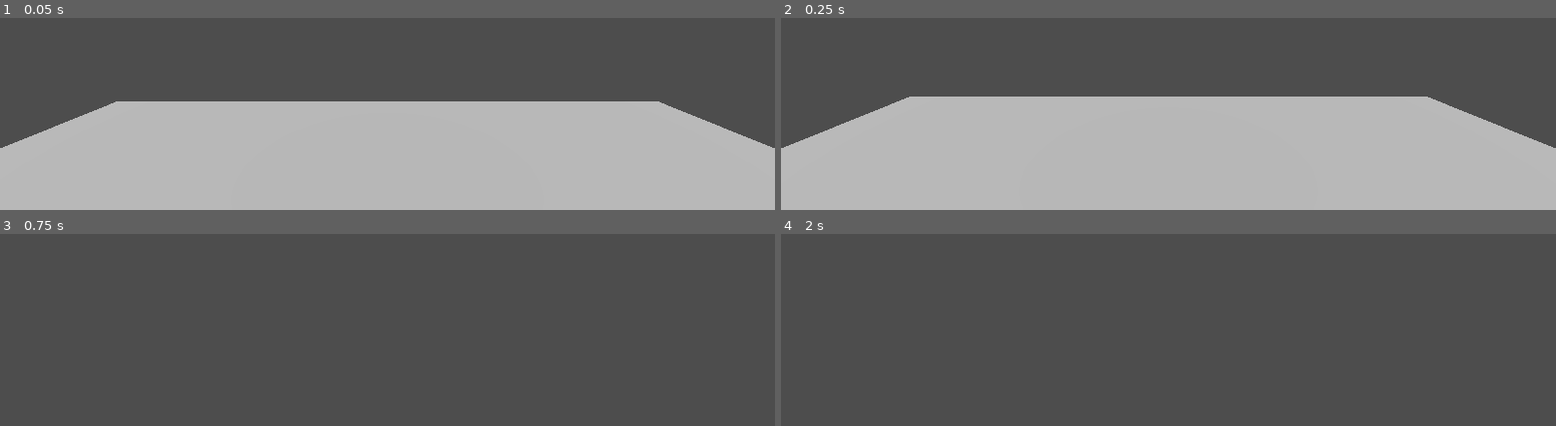
Above: before the commit, frames 1-4 (two rows, left to right).
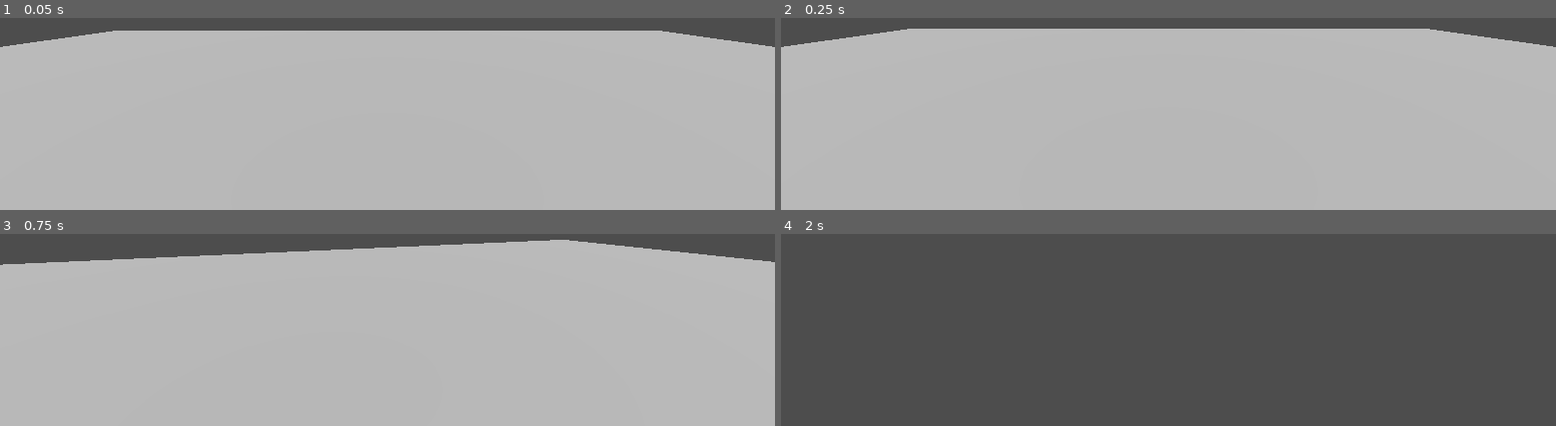
Above: after the commit, the same moments.

Repository: AlexDergach/Snake-Simulation
Game: Godot game, scene res://root.tscn
Same seed, same stepped clock (60 frames per second), same inputs: the game is played once before the commit and once after it.
Inputs (mouse positions are in pixels of both pictures, inside the frame that each line leads up to):
- Up to frame 1 (0.05 s): no input
- Up to frame 2 (0.25 s): no input
- Up to frame 3 (0.75 s): tap Enter at 0.5 s; move the mouse to (outside the picture) at 0.52 s; hold W (Forward) from 0.53 s (still down); hold Ctrl (Ctrl) from 0.53 s (still down)
- Up to frame 4 (2 s): keep holding W (Forward); tap Space (Jump) at 0.77, 1.52 s; move the mouse to (outside the picture) at 1.27 s; release Ctrl (Ctrl) at 1.28 s; tap Shift (Sprint) at 1.35 s

The runs differ from the first frame. In frame 1, 39% of the frame differs, in the area x 0-100%, y 6-68%; in frame 2, 38%; in frame 3, 91%, in the area x 0-100%, y 3-100%; in frame 4, nothing differs.

Commit message:
Updated Godot to 4.2.2

Diff:
--- a/project.godot
+++ b/project.godot
@@ -12,7 +12,7 @@
 
 config/name="Snake-simulation"
 run/main_scene="res://root.tscn"
-config/features=PackedStringArray("4.1", "Forward Plus")
+config/features=PackedStringArray("4.2", "Forward Plus")
 config/icon="res://icon.svg"
 
 [input]
--- a/root.tscn
+++ b/root.tscn
@@ -8,7 +8,7 @@
 
 [node name="Map" type="CSGBox3D" parent="."]
 use_collision = true
-size = Vector3(3.5, 0.037, 3.5)
+size = Vector3(10, 0.037, 10)
 
 [node name="DirectionalLight3D" type="DirectionalLight3D" parent="."]
 transform = Transform3D(1, 0, 0, 0, 0.563281, 0.826265, 0, -0.826265, 0.563281, 0, 1.31642, 2.65468)
